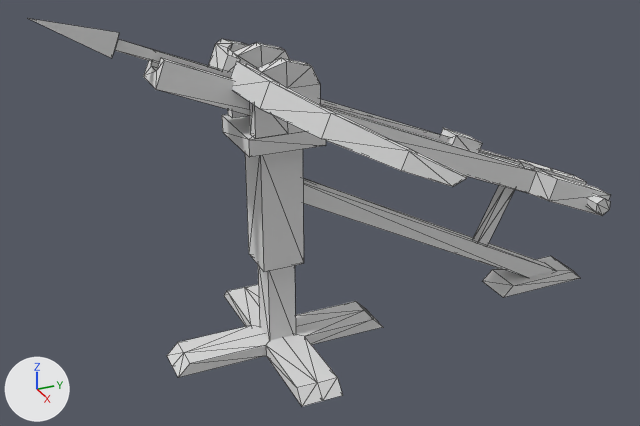
The glTF model models/ultimate-pack/low-poly-10/m/medieval-ballista.glb as it was, and as the next commit left it.
Rendered twice from a camera (50 mm lens) standing at (5.47, -2.1, 3.75) and looking at (0.02, 0.36, 1.02). Lighting does not change. The marker at lower left points along +X, +Y and +Z. The first picture is the older version. Mesh edges are drawn as thin lines. Where no turn or scale is listed for an object, it has been applied to the vertices.

Objects in the first picture: 'ballista'.
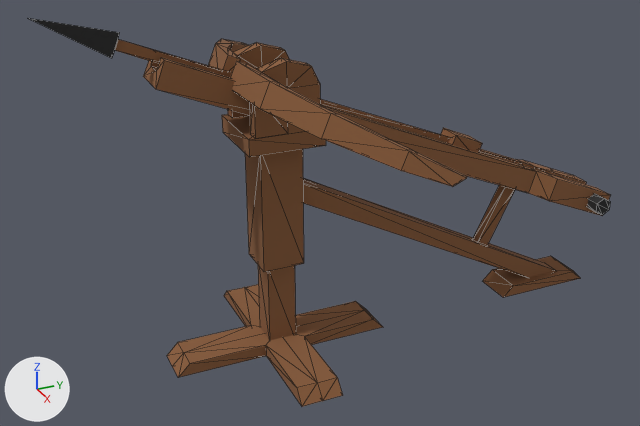
Where the change shows, as pixel boxes (x1, y1, x2, y2) in the pictures (640 x 426 px):
```json
{"object": "ballista", "change": "recoloured", "before": [28, 18, 610, 407], "after": [28, 18, 610, 407], "on screen": "white to brown"}
```

The change, as JSON lines over the scene's bpy script:
```json
{"op": "set", "path": "mat_11_brown_medium.base_color", "old": "(0.8, 0.8, 0.8)", "new": "(0.246, 0.105, 0.0409)", "note": "white #e7e7e7 -> brown #885b39"}
{"op": "set", "path": "mat_17_grey_darkest.base_color", "old": "(0.8, 0.8, 0.8)", "new": "(0.0222, 0.0222, 0.0222)", "note": "white #e7e7e7 -> black #292929"}
```
